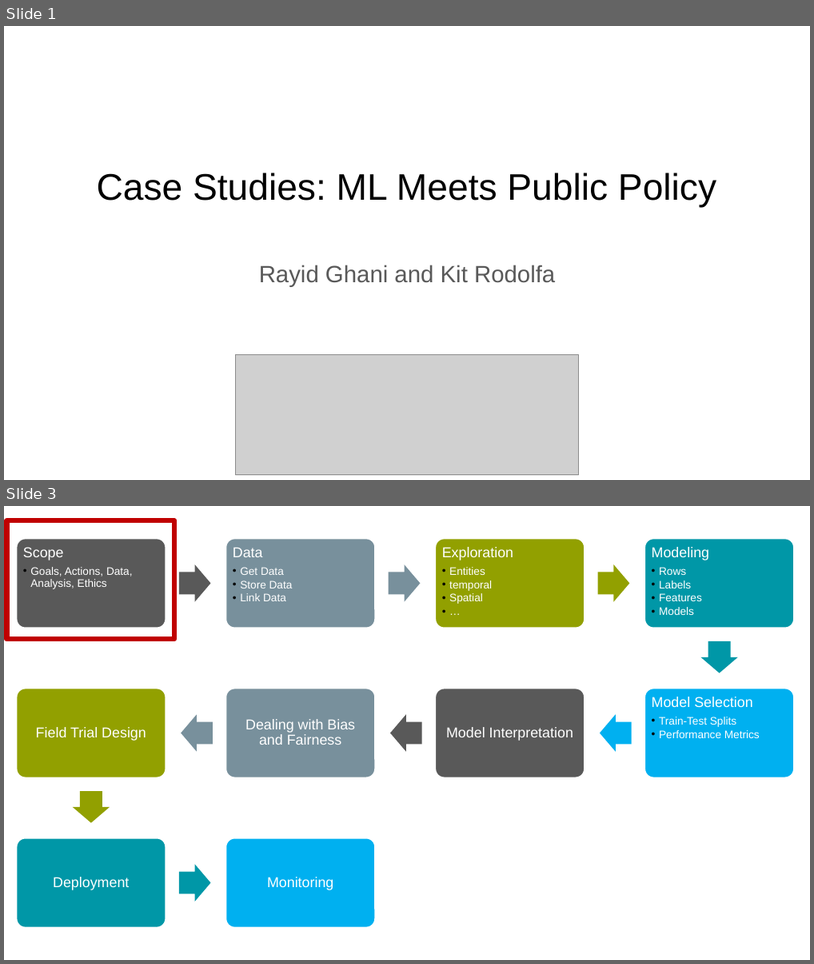
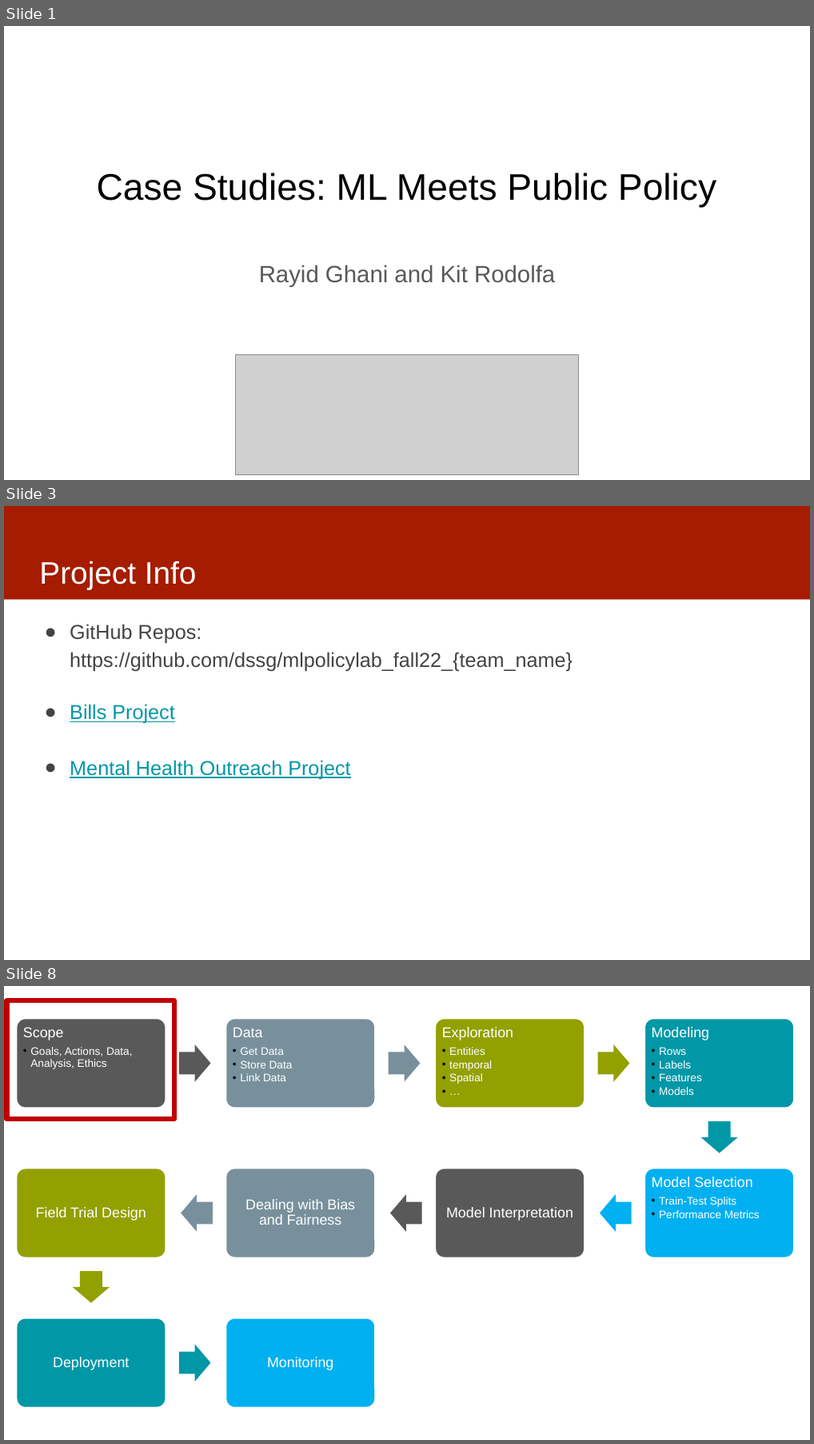
Before and after one commit to dssg/mlforpublicpolicylab, a slide deck: Lectures/03-casestudies.pptx. Shown one above the other, each under a label of ours: slides 1 and 3 before the commit, slides 1, 3 and 8 after it; the slides between them are not shown. The pictures are 814x964 and 814x1444 pixels, drawn with LibreOffice and Linux fonts; fonts in the diff are those of the drawing; grey boxes stand for pictures. Boxes give left, top, right and bottom in pixels: in the first picture for what was removed or moved away, otherwise in the second. Text is boxed around its words. In the diff, an @@ line names an element or a change of style, - is before the commit and + after.

```diff
--- a/Lectures/03-casestudies.pptx
+++ b/Lectures/03-casestudies.pptx
@@ slide 3 added at (x1=4, y1=506, x2=810, y2=960), background #FFFFFF @@
@@ rectangle added at (x1=4, y1=506, x2=810, y2=599), fill #A61C00 @@
@@ title added at (x1=39, y1=561, x2=197, y2=590), 37 pt, text #FFFFFF @@
+Project Info
@@ text added at (x1=70, y1=624, x2=573, y2=779), 24 pt, text #434343 @@
+● GitHub Repos:
+  https://github.com/dssg/mlpolicylab_fall22_{team_name}
+● Bills Project
+● Mental Health Outreach Project
@@ what was slide 3 is now slide 8 @@
```
Also in this commit, not shown: 2 slides changed, 7 other slides added.
